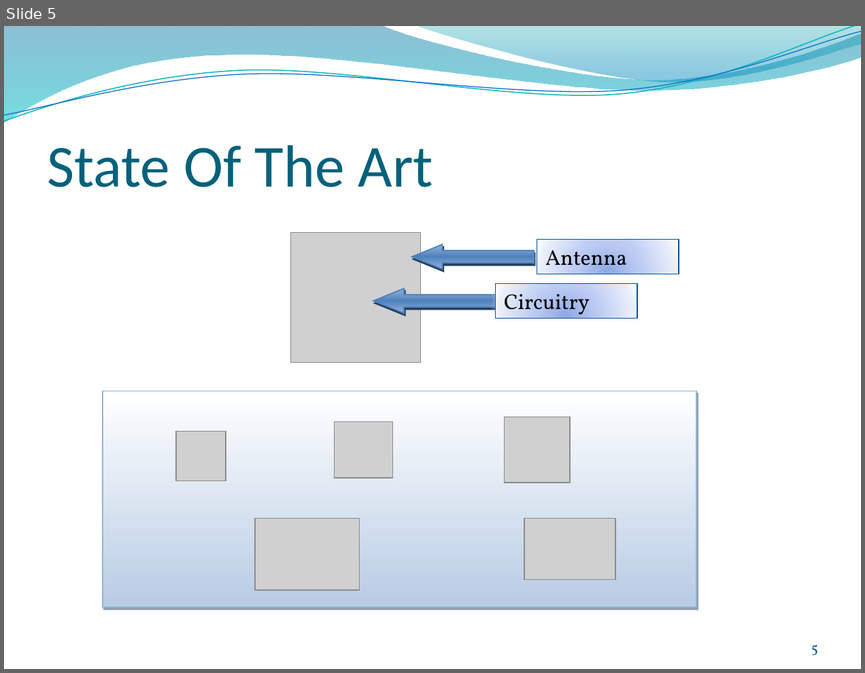
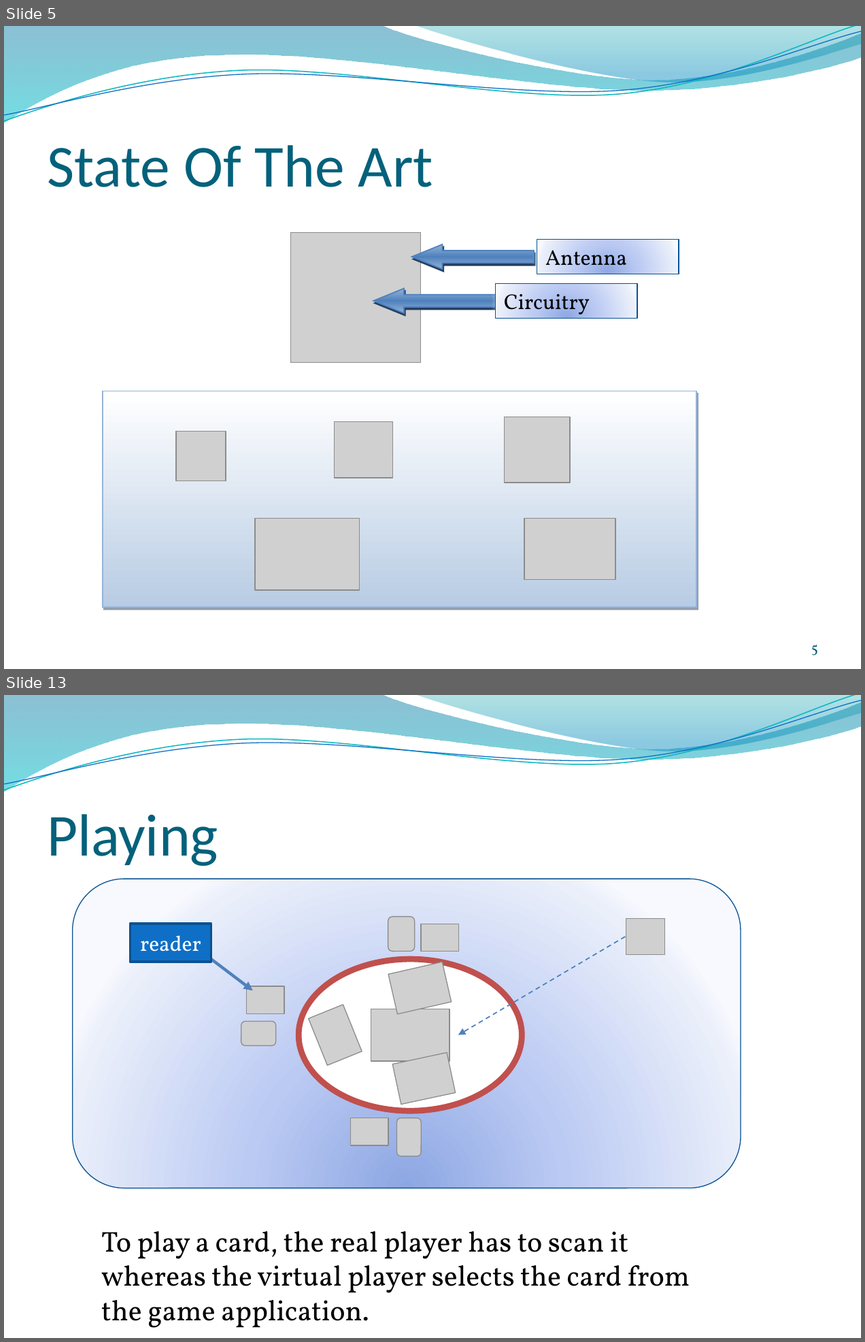
Before and after one commit to anbrous/project, a slide deck: Blue_weasel/blueweasel_docs/presentation/Pre-soutenance Projet Blue Weasel.pptx. Shown one above the other, each under a label of ours: slide 5 before the commit, slides 5 and 13 after it; the slides between them are not shown. The pictures are 865x673 and 865x1342 pixels, drawn with LibreOffice and Linux fonts; fonts in the diff are those of the drawing; grey boxes stand for pictures; background and template pictures are left out. Boxes give left, top, right and bottom in pixels: in the first picture for what was removed or moved away, otherwise in the second. Text is boxed around its words. In the diff, an @@ line names an element or a change of style, - is before the commit and + after.

```diff
--- a/Blue_weasel/blueweasel_docs/presentation/Pre-soutenance Projet Blue Weasel.pptx
+++ b/Blue_weasel/blueweasel_docs/presentation/Pre-soutenance Projet Blue Weasel.pptx
@@ slide 13 added at [4,695,861,1338], background picture (left out); not listed: 4 template elements that a slide beside it also shows @@
@@ title added at [47,814,218,866], 50 pt, text #04617B @@
+Playing
@@ rounded rectangle added at [73,879,741,1187], fill gradient #8DA8E3 to #BBCBF3 to #EAEFFB to #F7F9FF, outline #095295 0.75 pt @@
@@ picture added at [388,916,415,950] @@
@@ picture added at [626,919,664,955] @@
@@ rectangle added at [130,923,211,962], fill #0F6FC6, outline #0B5292 2 pt, 18 pt, text #FFFFFF @@
+reader
@@ picture added at [420,923,458,951] @@
@@ arrow added from (626, 936) to (458, 1035), #4F81BD 1 pt dashed @@
@@ arrow added from (211, 959) to (252, 991), #4F81BD 2.5 pt @@
@@ ellipse added at [298,959,521,1110], fill #FFFFFF, outline #C0504D 5 pt @@
@@ picture added at [388,962,451,1015] @@
@@ picture added at [247,986,284,1014] @@
@@ picture added at [308,1004,362,1066] @@
@@ picture added at [371,1008,449,1061] @@
@@ picture added at [241,1021,275,1045] @@
@@ picture added at [393,1052,456,1104] @@
@@ picture added at [350,1117,388,1145] @@
@@ picture added at [396,1117,420,1156] @@
@@ text added at [101,1231,689,1327], 24 pt, text #000000 @@
+To play a card, the real player has to scan it whereas the virtual player selects the card from the game application.
```
Also in this commit, not shown: 6 slides changed, 10 other slides added, 5 slides removed, 19 other files.
